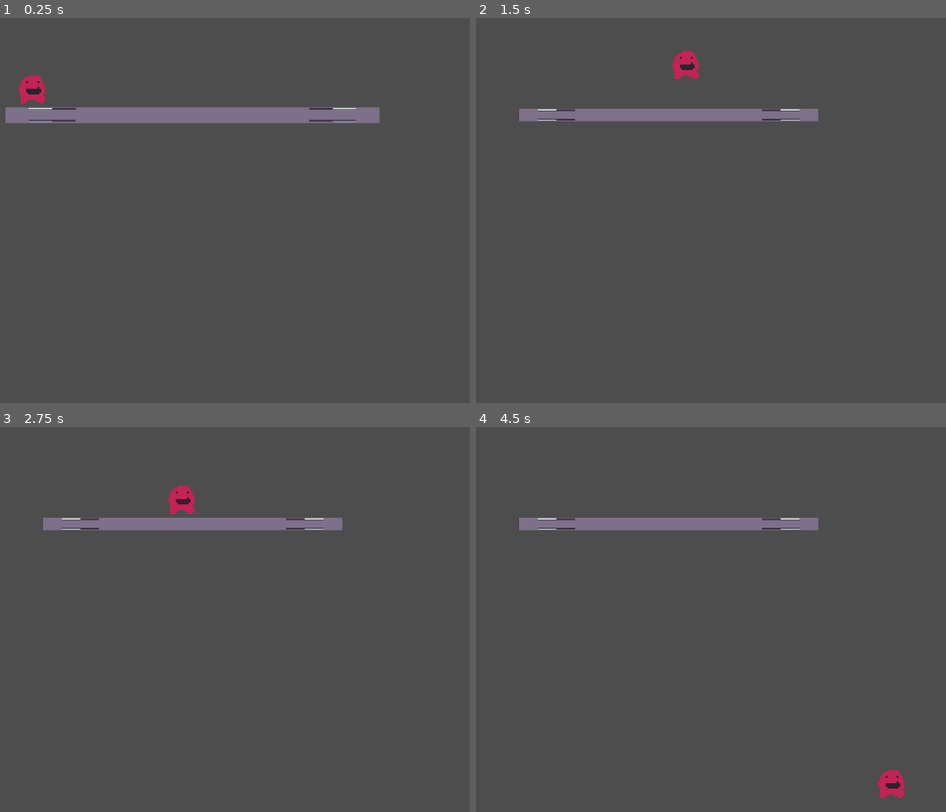
Above: before the commit, frames 1-4 (two rows, left to right).
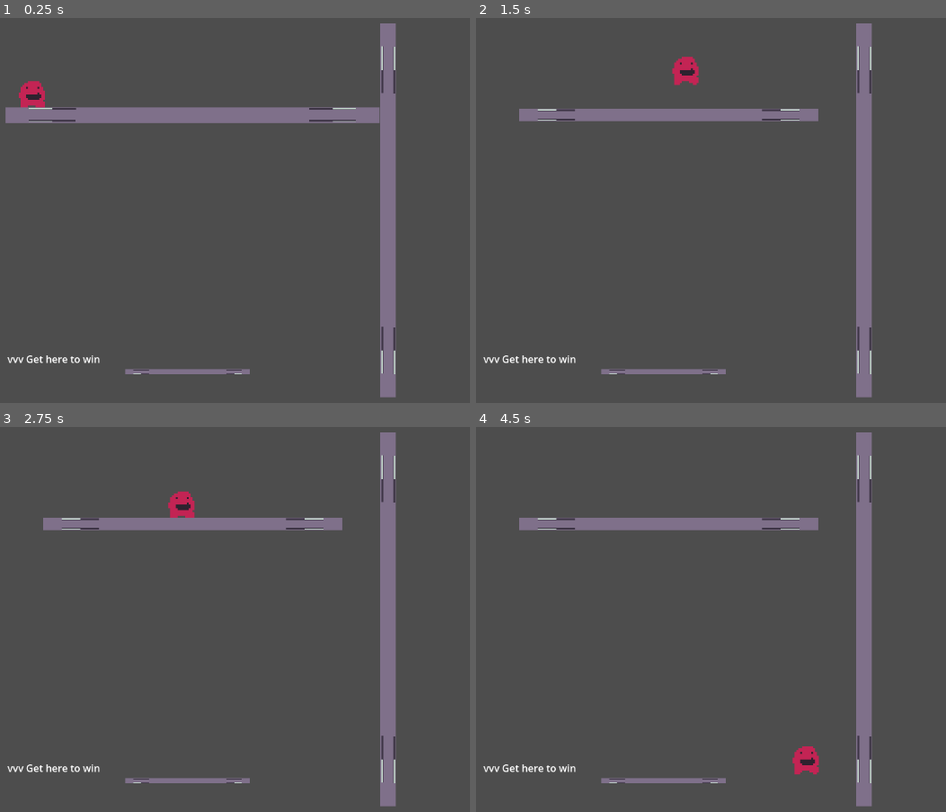
Above: after the commit, the same moments.

Repository: AuroraEchoes/GMTKBuiltToScale
Game: Godot game, scene res://scenes/LevelTest.tscn
The game is run twice, just before and just after one commit, with the same random seed, the same clock (stepped at 60 frames per second) and the same inputs.
Inputs (mouse positions are in pixels of both pictures, inside the frame that each line leads up to):
- Up to frame 1 (0.25 s): no input
- Up to frame 2 (1.5 s): tap Enter at 0.5 s; move the mouse to (668, 114) at 0.52 s; hold D (move_right) from 0.53 s (still down); tap Q (decrease_scale) at 0.6 s; tap Space (jump) at 0.77 s; move the mouse to (692, 233) at 1.27 s; tap E (increase_scale) at 1.35 s
- Up to frame 3 (2.75 s): tap Space (jump) at 1.52 s; move the mouse to (432, 534) at 2.02 s; release D (move_right) at 2.03 s; hold A (move_left) from 2.03 s (still down); hold Right mouse button (region_select) from 2.03 s (still down)
- Up to frame 4 (4.5 s): move the mouse to (800, 704) at 2.77 s; release A (move_left) at 2.78 s; release Right mouse button (region_select) at 2.78 s; hold D (move_right) 2.78-4.28 s; tap Q (decrease_scale) at 2.85 s; tap Space (jump) at 3.02, 3.77 s; move the mouse to (outside the picture) at 3.52 s; tap E (increase_scale) at 3.6 s; move the mouse to (621, 561) at 4.27 s; hold A (move_left) from 4.28 s (still down); right-click (621, 561) at 4.35 s

The runs differ from the first frame. In frame 1, 3.8% of the frame differs, in the area x 1-85%, y 1-99%; in frame 2, 3.9%; in frame 3, 3.8%; in frame 4, 4.3%, in the area x 1-92%, y 1-99%.

Commit message:
Test level demo

Diff:
--- a/scenes/LevelTest.tscn
+++ b/scenes/LevelTest.tscn
@@ -1,10 +1,19 @@
-[gd_scene load_steps=8 format=3 uid="uid://b4me7xnxeg0hq"]
+[gd_scene load_steps=11 format=3 uid="uid://b4me7xnxeg0hq"]
 
 [ext_resource type="PackedScene" uid="uid://fh2pbrh1ah0h" path="res://scenes/Robot.tscn" id="1_nwld5"]
 [ext_resource type="Material" uid="uid://dcmlyiimf4cij" path="res://assets/shaders/HighlightShader.tres" id="2_0kpj1"]
 [ext_resource type="Script" path="res://scripts/ScalableObject.gd" id="2_d4u5a"]
+[ext_resource type="Shader" path="res://scripts/shaders/HighlightShader.gdshader" id="2_l5mwc"]
 [ext_resource type="Texture2D" uid="uid://dl0ijf3o05vef" path="res://assets/textures/temp_metal_texture.png" id="3_7yt1g"]
 [ext_resource type="Script" path="res://scripts/TempUIScript.gd" id="5_sj8fu"]
+
+[sub_resource type="ShaderMaterial" id="ShaderMaterial_o1ubk"]
+resource_local_to_scene = true
+shader = ExtResource("2_l5mwc")
+shader_parameter/color = Color(0.490414, 0.718412, 0.435397, 1)
+shader_parameter/enabled = false
+shader_parameter/pulse_speed = 1.0
+shader_parameter/overlay_max_alpha = 0.8
 
 [sub_resource type="QuadMesh" id="QuadMesh_0yyd1"]
 size = Vector2(600, 25)
@@ -12,10 +21,13 @@
 [sub_resource type="RectangleShape2D" id="RectangleShape2D_pdmm5"]
 size = Vector2(600, 25)
 
+[sub_resource type="QuadMesh" id="QuadMesh_nlw2u"]
+size = Vector2(200, 8)
+
 [node name="LevelTest" type="Node2D"]
 
 [node name="Robot" parent="." instance=ExtResource("1_nwld5")]
-material = ExtResource("2_0kpj1")
+material = SubResource("ShaderMaterial_o1ubk")
 position = Vector2(54, 112)
 
 [node name="MeshInstance2D" type="MeshInstance2D" parent="."]
@@ -30,6 +42,39 @@
 input_pickable = true
 
 [node name="CollisionShape2D" type="CollisionShape2D" parent="MeshInstance2D/StaticBody2D"]
+visible = false
+position = Vector2(0.0649352, 0.0531909)
+shape = SubResource("RectangleShape2D_pdmm5")
+
+[node name="MeshInstance2D2" type="MeshInstance2D" parent="."]
+texture_filter = 1
+material = ExtResource("2_0kpj1")
+position = Vector2(623, 320)
+rotation = 1.5708
+mesh = SubResource("QuadMesh_0yyd1")
+texture = ExtResource("3_7yt1g")
+script = ExtResource("2_d4u5a")
+
+[node name="StaticBody2D" type="StaticBody2D" parent="MeshInstance2D2"]
+input_pickable = true
+
+[node name="CollisionShape2D" type="CollisionShape2D" parent="MeshInstance2D2/StaticBody2D"]
+visible = false
+position = Vector2(0.0649352, 0.0531909)
+shape = SubResource("RectangleShape2D_pdmm5")
+
+[node name="MeshInstance2D3" type="MeshInstance2D" parent="."]
+texture_filter = 1
+material = ExtResource("2_0kpj1")
+position = Vector2(301, 579)
+mesh = SubResource("QuadMesh_nlw2u")
+texture = ExtResource("3_7yt1g")
+script = ExtResource("2_d4u5a")
+
+[node name="StaticBody2D" type="StaticBody2D" parent="MeshInstance2D3"]
+input_pickable = true
+
+[node name="CollisionShape2D" type="CollisionShape2D" parent="MeshInstance2D3/StaticBody2D"]
 visible = false
 position = Vector2(0.0649352, 0.0531909)
 shape = SubResource("RectangleShape2D_pdmm5")
@@ -66,3 +111,10 @@
 text = "Metal | 500kg | WBR: 200kg"
 fit_content = true
 autowrap_mode = 0
+
+[node name="Label" type="Label" parent="."]
+offset_left = 12.0
+offset_top = 547.0
+offset_right = 161.0
+offset_bottom = 570.0
+text = "vvv Get here to win"
--- a/scenes/Robot.tscn
+++ b/scenes/Robot.tscn
@@ -5,7 +5,7 @@
 
 [sub_resource type="CapsuleShape2D" id="CapsuleShape2D_uu7v5"]
 radius = 6.0
-height = 18.0
+height = 12.0
 
 [node name="Robot" type="CharacterBody2D"]
 texture_filter = 1
--- a/scripts/ScalableObject.gd
+++ b/scripts/ScalableObject.gd
@@ -14,6 +14,8 @@
 	collision.mouse_entered.connect(_select)
 	collision.mouse_exited.connect(_deselect)
 	_set_shader_enabled(false)
+	# TODO: REMOVE THIS ITS A BAD HACK
+	material = material.duplicate()
 
 func _process(_delta: float) -> void:
 	if Input.is_action_just_pressed("increase_scale") and selected:
@@ -27,24 +29,42 @@
 	# Check we have enough weight to scale
 	var current_weight: float = _calculate_weight()
 	var new_weight: float = _calculate_weight(clamped_scale)
-	# Note the abs() here —  growing and shrinking BOTH cost the weight budget
-	var delta_weight: float = abs(new_weight - current_weight)
 	# We now have two cases. If this is something we've already scaled and we're
 	# reverting that change, we should get that weight back into our pool
 	# Otherwise, we take the weight away
-	if delta_weight <= Global.level_weight_remaining:
-		Global.level_weight_remaining -= delta_weight;
-		# TODO: Check for clipping
-		create_tween().tween_property(self, "scale", clamped_scale, 0.1)
-		StaticEventManager.element_scaled.emit(material_type, delta_weight, new_weight)
+	# If clamped_scale is closer to 1 than self.scale is, we know we're going
+	# to regain that weight
+	var curr_dist_from_base_scl: float = abs((self.scale - Vector2(1, 1)).length())
+	var new_dist_from_base_scl: float = abs((clamped_scale - Vector2(1, 1)).length())
+	# For constency, we always want delta to be close to base - further from base
+	# Note the abs() here —  growing and shrinking BOTH cost the weight budget
+	var delta_weight: float
+	if new_dist_from_base_scl < curr_dist_from_base_scl:
+		delta_weight = abs(current_weight - new_weight)
+	else:
+		delta_weight = abs(new_weight - current_weight)
+	# We're returning to the base scale, and thus we're gaining weight
+	if new_dist_from_base_scl < curr_dist_from_base_scl:
+		Global.level_weight_remaining += delta_weight
+	# This is going to cost us weight, so check we have enough banked
+	elif delta_weight <= Global.level_weight_remaining:
+		Global.level_weight_remaining -= delta_weight
+	# We can't scale, and early return so as not to scale
+	else:
+		StaticEventManager.failed_element_scale.emit()
+		return
 
+	# We know we're scaling, so let's do it!
+	# TODO: Check for clipping
+	create_tween().tween_property(self, "scale", clamped_scale, 0.1)
+	StaticEventManager.element_scaled.emit(material_type, delta_weight, new_weight)
 
 # Weight is defined as area (percentage of the screen)
 # multipled by the material weight coefficient
 # Scale factor parameter —  if you want to calculate a
 # prospective scale by that amount. Default argument
 # will ignore it
-func _calculate_weight(scale_factor: Vector2 = Vector2(1.0, 1.0)) -> float:
+func _calculate_weight(scale_factor: Vector2 = self.scale) -> float:
 	# Find area
 	var mesh_size: Vector2 = mesh.size * scale_factor
 	var window_size = get_window().size
--- a/scripts/TempUIScript.gd
+++ b/scripts/TempUIScript.gd
@@ -7,6 +7,7 @@
 	# Hide UI whenever nothing is selected
 	StaticEventManager.scalable_element_deselected.connect(func(): hide())
 	StaticEventManager.element_scaled.connect(_on_element_scaled)
+	StaticEventManager.failed_element_scale.connect(_on_failed_element_scale)
 	# And start hiding
 	hide()
 
@@ -16,4 +17,7 @@
 	info_text.text = str(Global.MaterialType.keys()[mat_type]) + " | " + str(weight) + "kg | " + str(Global.level_weight_remaining) + "kg remaining"
 
 func _on_element_scaled(_mat_type: Global.MaterialType, delta: float, _new: float):
-	info_text.text = "[color=green]SCALED OBJECT for " + str(delta) + " kg"
+	info_text.text = "[color=green]SCALED OBJECT for " + str(delta) + " kg[/color]"
+
+func _on_failed_element_scale():
+	info_text.text = "[color=red] NOT ENOUGH LEVEL WEIGHT REMAINING[/color]"
